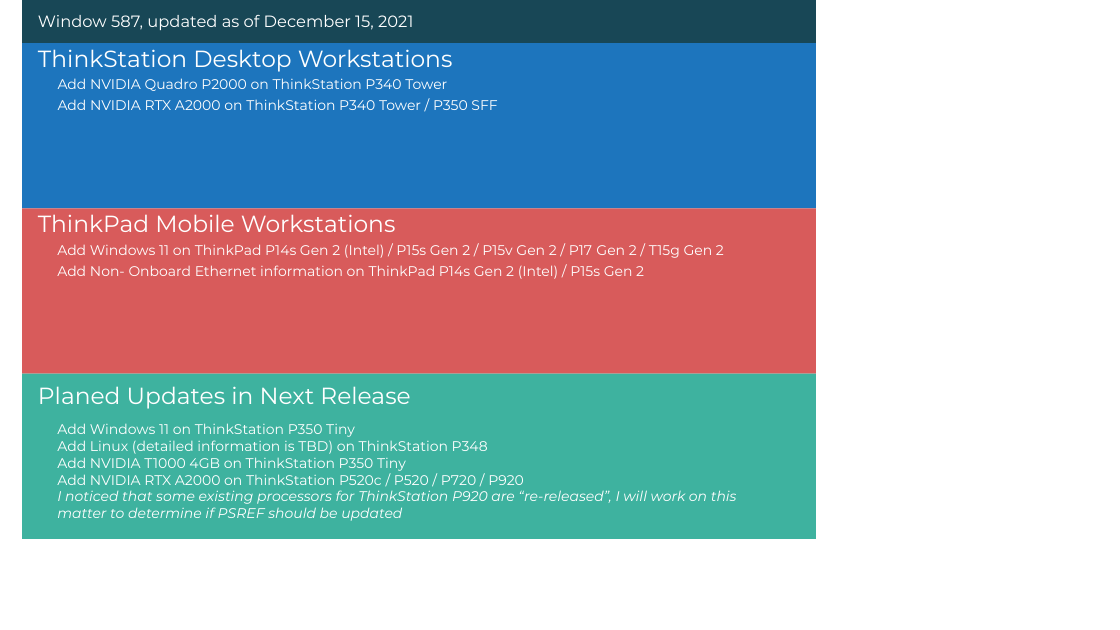
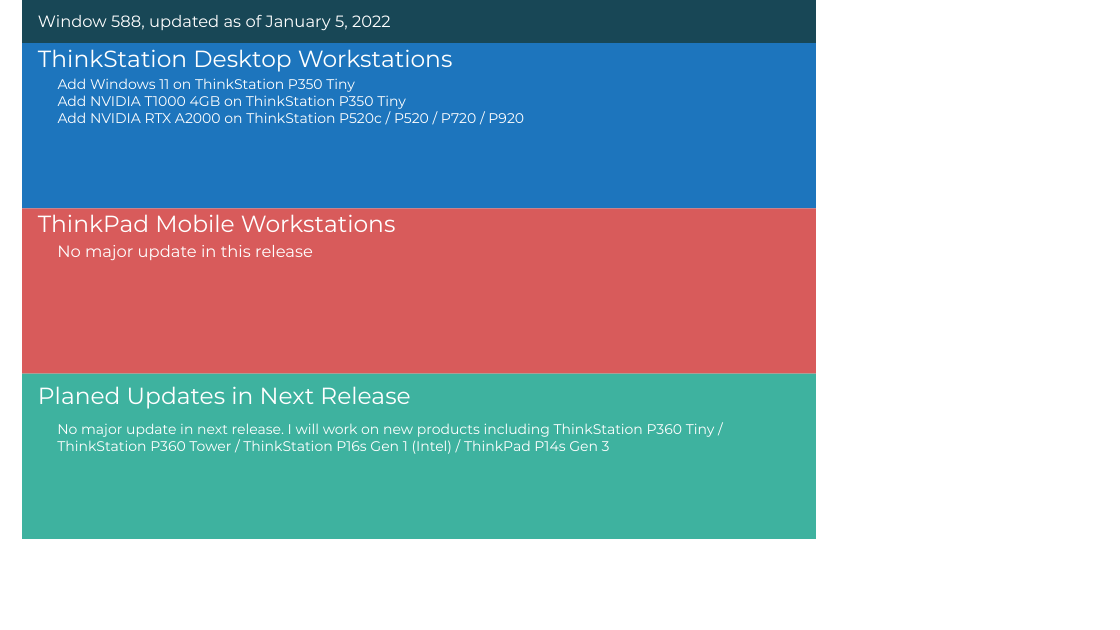
Before and after one commit to hou-yufeng/wspsref_newsletter, a slide deck: slide 1 of wspsref_newsletter.pptx. Drawn at 1120x630 pixels with LibreOffice and Linux fonts; fonts in the diff are those of the drawing. Boxes give left, top, right and bottom in pixels: in the first picture for what was removed or moved away, otherwise in the second. Text is boxed around its words. In the diff, an @@ line names an element or a change of style, - is before the commit and + after.

```diff
--- a/wspsref_newsletter.pptx
+++ b/wspsref_newsletter.pptx
@@ text at box(38, 15, 391, 31): text changed @@
-Window 587, updated as of December 15, 2021
+Window 588, updated as of January 5, 2022
@@ text at box(58, 78, 524, 123): text changed @@
-Add NVIDIA Quadro P2000 on ThinkStation P340 Tower
-Add NVIDIA RTX A2000 on ThinkStation P340 Tower / P350 SFF
+Add Windows 11 on ThinkStation P350 Tiny
+Add NVIDIA T1000 4GB on ThinkStation P350 Tiny
+Add NVIDIA RTX A2000 on ThinkStation P520c / P520 / P720 / P920
@@ text at box(57, 245, 313, 260): text changed; size 12 to 14 pt @@
-Add Windows 11 on ThinkPad P14s Gen 2 (Intel) / P15s Gen 2 / P15v Gen 2 / P17 Gen 2 / T15g Gen 2
-Add Non- Onboard Ethernet information on ThinkPad P14s Gen 2 (Intel) / P15s Gen 2
+No major update in this release
@@ text at box(57, 423, 715, 454): text changed @@
-Add Windows 11 on ThinkStation P350 Tiny
-Add Linux (detailed information is TBD) on ThinkStation P348
-Add NVIDIA T1000 4GB on ThinkStation P350 Tiny
-Add NVIDIA RTX A2000 on ThinkStation P520c / P520 / P720 / P920
-I noticed that some existing processors for ThinkStation P920 are “re-released”, I will work on this matter to determine if PSREF should be updated
+No major update in next release. I will work on new products including ThinkStation P360 Tiny / ThinkStation P360 Tower / ThinkStation P16s Gen 1 (Intel) / ThinkPad P14s Gen 3
```
Also in this commit, not shown: 3 other files.
